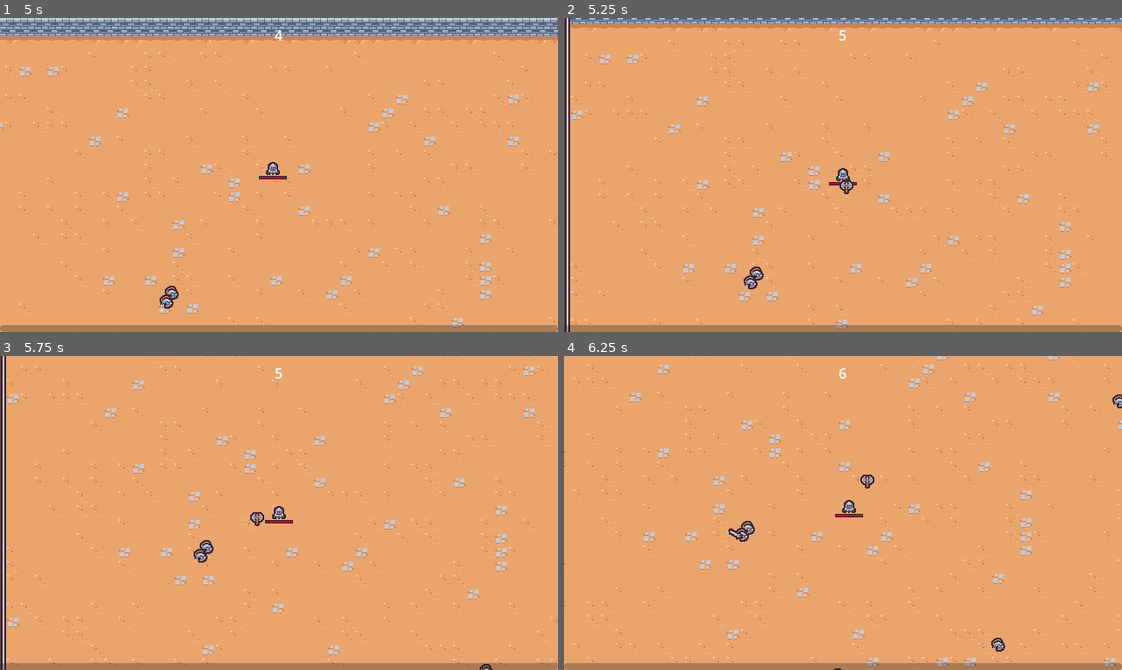
Above: before the commit, frames 1-4 (two rows, left to right).
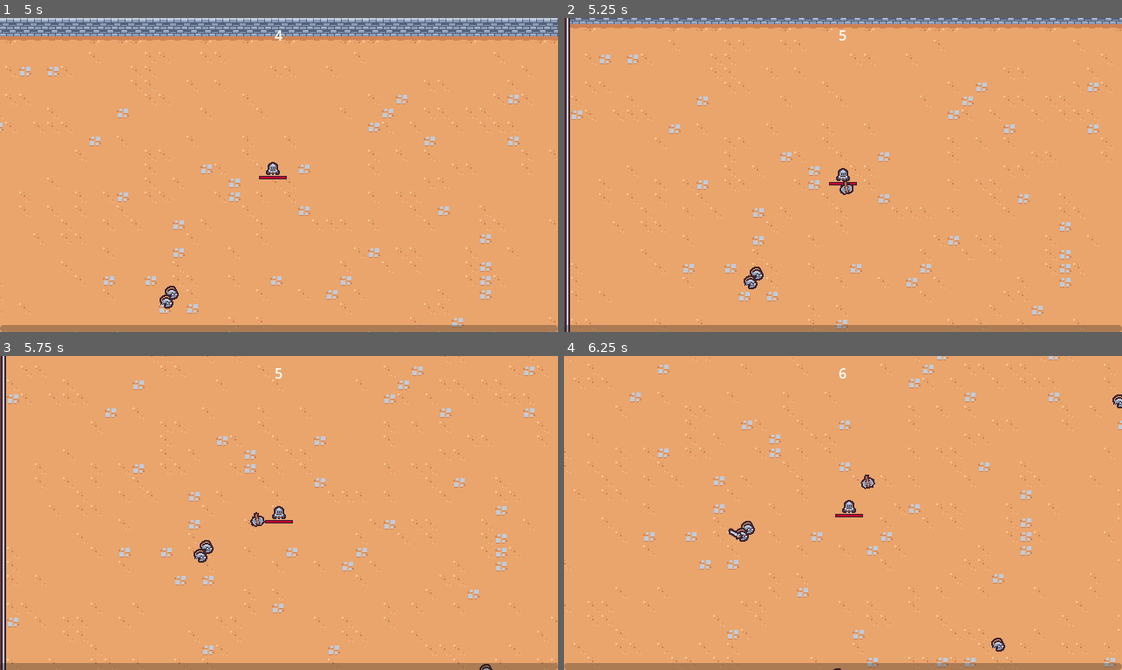
Above: after the commit, the same moments.

Repository: SugarF0x/2D-survivor-course
Game: Godot game, scene res://scenes/main/main.tscn
Two runs of this game, one before a commit and one after it. Both use one fixed random seed, a clock stepped at 60 frames per second and the inputs below.
Inputs (mouse positions are in pixels of both pictures, inside the frame that each line leads up to):
- Up to frame 1 (5 s): move the mouse to (401, 159) at 0.52 s; press the mouse at (401, 159) at 0.53 s; hold D (move_right) 0.53-1.28 s; move the mouse to (167, 190) at 1.27 s; release the mouse at (167, 190) at 1.28 s; hold S (move_down) 1.28-2.03 s; click (167, 190) at 1.35 s; move the mouse to (334, 105) at 2.02 s; press the mouse at (334, 105) at 2.03 s; hold D (move_right) 2.03-2.78 s; move the mouse to (251, 237) at 2.77 s; release the mouse at (251, 237) at 2.78 s; hold W (move_up) 2.78-3.53 s; click (251, 237) at 2.85 s; move the mouse to (446, 222) at 3.52 s; press the mouse at (446, 222) at 3.53 s; hold A (move_left) from 3.53 s (still down); move the mouse to (111, 127) at 4.27 s; release the mouse at (111, 127) at 4.28 s; click (111, 127) at 4.35 s
- Up to frame 2 (5.25 s): move the mouse to (870, 175) at 5.02 s; release A (move_left) at 5.03 s; press the mouse at (870, 175) at 5.03 s; hold S (move_down) from 5.03 s (still down)
- Up to frame 3 (5.75 s): keep holding S (move_down)
- Up to frame 4 (6.25 s): move the mouse to (759, 434) at 5.77 s; release S (move_down) at 5.78 s; release the mouse at (759, 434) at 5.78 s; hold D (move_right) from 5.78 s (still down); click (759, 434) at 5.85 s

Frame 1 is identical in both runs. In frame 2, less than 0.1% of the frame differs, in the area x 49-52%, y 51-57%; in frame 3, less than 0.1%, in the area x 44-48%, y 49-55%; in frame 4, less than 0.1%.

Commit message:
add axe damage & spin animation

Diff:
--- a/scenes/ability/axe_ability/axe_ability.gd
+++ b/scenes/ability/axe_ability/axe_ability.gd
@@ -1,11 +1,14 @@
 extends Node2D
 
 const MAX_RADIUS = 100
+
+@onready var hitbox_component = $HitboxComponent as HitboxComponent
 
 
 func _ready():
 	var tween = create_tween()
 	tween.tween_method(tween_method, 0.0, 2.0, 3)
+	tween.tween_callback(queue_free)
 
 
 func tween_method(rotations: float):
--- a/scenes/ability/axe_ability/axe_ability.tscn
+++ b/scenes/ability/axe_ability/axe_ability.tscn
@@ -1,10 +1,62 @@
-[gd_scene load_steps=3 format=3 uid="uid://hqasfihmqppr"]
+[gd_scene load_steps=8 format=3 uid="uid://hqasfihmqppr"]
 
 [ext_resource type="Script" path="res://scenes/ability/axe_ability/axe_ability.gd" id="1_lcr8a"]
 [ext_resource type="Texture2D" uid="uid://bvq8bg5lg8rvw" path="res://scenes/ability/axe_ability/axe.png" id="1_n0s5u"]
+[ext_resource type="PackedScene" uid="uid://dg18b4ugsq274" path="res://scenes/component/hitbox_component.tscn" id="3_vndt0"]
+
+[sub_resource type="Animation" id="Animation_xjgbm"]
+resource_name = "spin"
+length = 0.5
+loop_mode = 1
+tracks/0/type = "value"
+tracks/0/imported = false
+tracks/0/enabled = true
+tracks/0/path = NodePath("Sprite2D:rotation")
+tracks/0/interp = 1
+tracks/0/loop_wrap = true
+tracks/0/keys = {
+"times": PackedFloat32Array(0, 0.5),
+"transitions": PackedFloat32Array(1, 1),
+"update": 0,
+"values": [0.0, 6.28319]
+}
+
+[sub_resource type="Animation" id="Animation_rrjob"]
+length = 0.001
+tracks/0/type = "value"
+tracks/0/imported = false
+tracks/0/enabled = true
+tracks/0/path = NodePath("Sprite2D:rotation")
+tracks/0/interp = 1
+tracks/0/loop_wrap = true
+tracks/0/keys = {
+"times": PackedFloat32Array(0),
+"transitions": PackedFloat32Array(1),
+"update": 0,
+"values": [0.0]
+}
+
+[sub_resource type="AnimationLibrary" id="AnimationLibrary_5en5e"]
+_data = {
+"RESET": SubResource("Animation_rrjob"),
+"spin": SubResource("Animation_xjgbm")
+}
+
+[sub_resource type="CircleShape2D" id="CircleShape2D_jdewc"]
 
 [node name="AxeAbility" type="Node2D"]
 script = ExtResource("1_lcr8a")
 
+[node name="AnimationPlayer" type="AnimationPlayer" parent="."]
+autoplay = "spin"
+libraries = {
+"": SubResource("AnimationLibrary_5en5e")
+}
+
 [node name="Sprite2D" type="Sprite2D" parent="."]
 texture = ExtResource("1_n0s5u")
+
+[node name="HitboxComponent" parent="." instance=ExtResource("3_vndt0")]
+
+[node name="CollisionShape2D" type="CollisionShape2D" parent="HitboxComponent"]
+shape = SubResource("CircleShape2D_jdewc")
--- a/scenes/ability/axe_ability_controller/axe_ability_controller.gd
+++ b/scenes/ability/axe_ability_controller/axe_ability_controller.gd
@@ -3,6 +3,8 @@
 @export var axe_ability_scene: PackedScene
 
 @onready var timer = $Timer
+
+var damage = 10
 
 
 func _ready():
@@ -19,6 +21,7 @@
 	var axe_instance = axe_ability_scene.instantiate()
 	foreground.add_child(axe_instance)
 	axe_instance.global_position = player.global_position
+	axe_instance.hitbox_component.damage = damage
 
 
 func on_timer_timeout():
